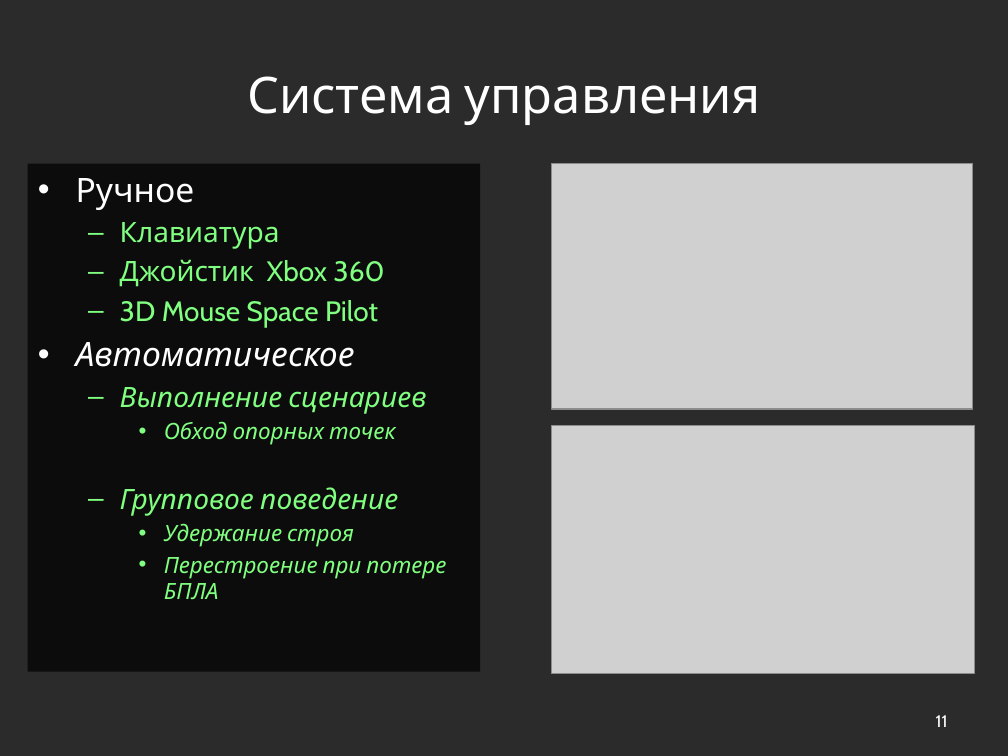
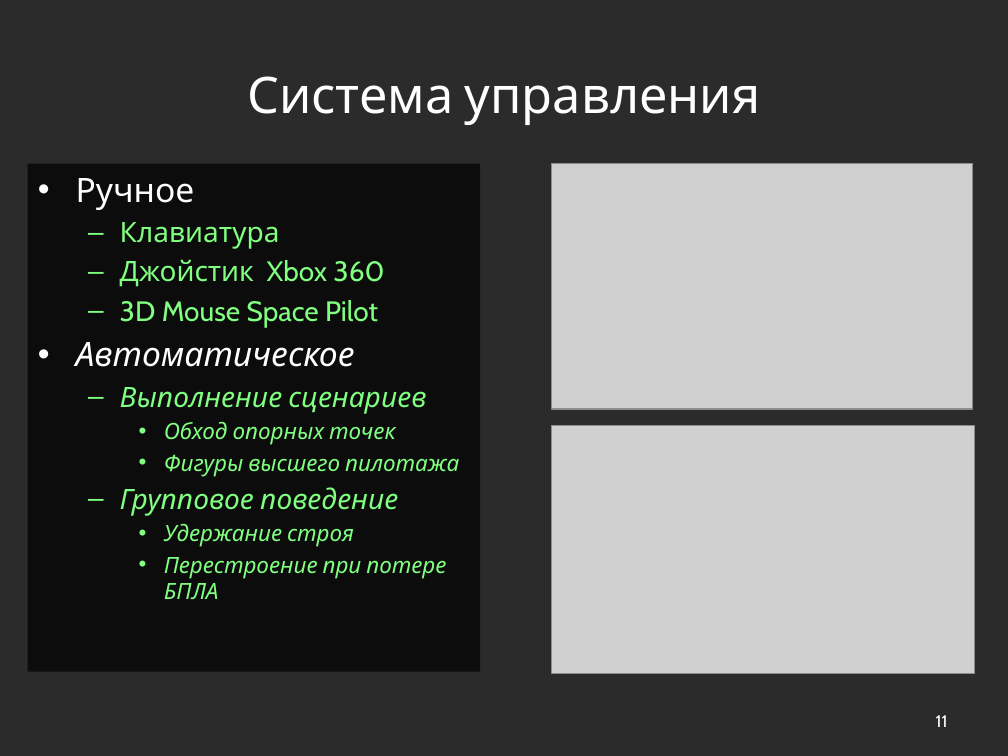
Before and after one commit to Jacobi20/quadro-xds, a slide deck: slide 11 of Docs/Medias2012.pptx. Drawn at 1008x756 pixels with LibreOffice and Linux fonts; fonts in the diff are those of the drawing; grey boxes stand for pictures; background and template pictures are left out; a plain dark background stands for a picture behind light text. Boxes give left, top, right and bottom in pixels: in the first picture for what was removed or moved away, otherwise in the second. Text is boxed around its words. In the diff, an @@ line names an element or a change of style, - is before the commit and + after.

```diff
--- a/Docs/Medias2012.pptx
+++ b/Docs/Medias2012.pptx
@@ text at (x1=164, y1=454, x2=459, y2=476): paragraph added @@
+    • Фигуры высшего пилотажа
```
Also in this commit, not shown: 4 other slides changed, 2 other files.
